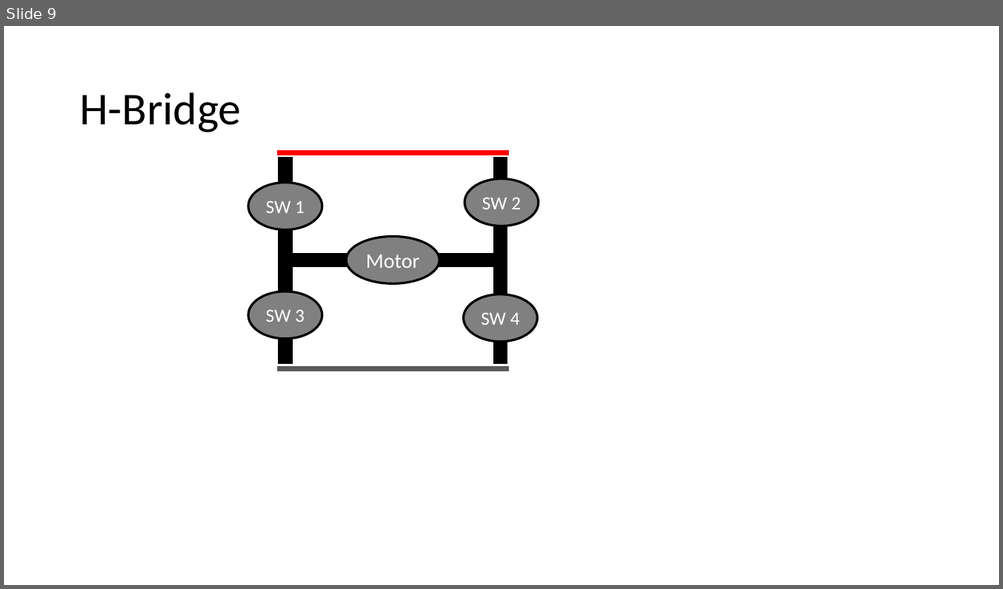
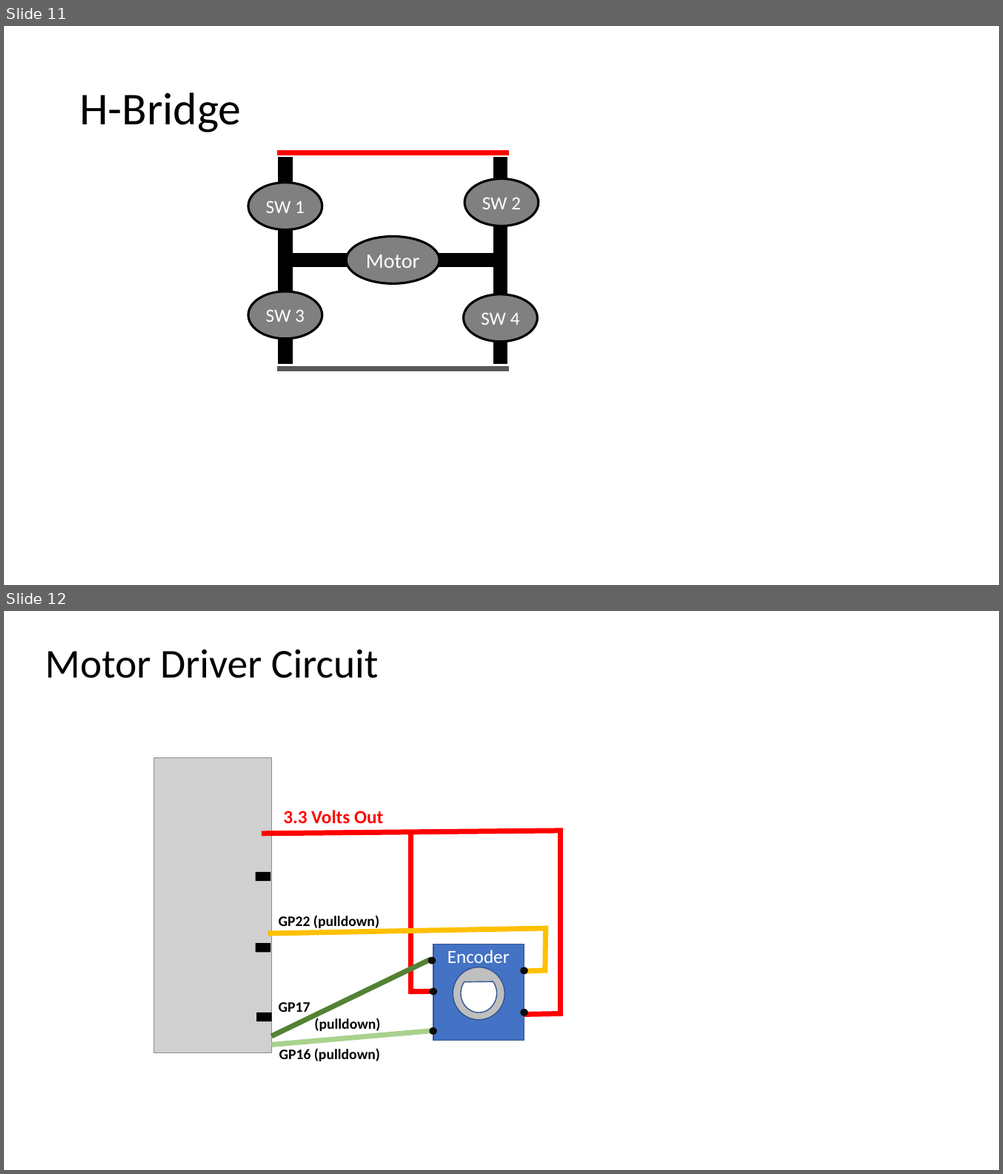
Before and after one commit to CoderDojoTC/micropython, a slide deck: docs/presentations/Circuit-Diagrams.pptx. Shown one above the other, each under a label of ours: slide 9 before the commit, slides 11 and 12 after it. The pictures are 1003x589 and 1003x1174 pixels, drawn with LibreOffice and Linux fonts; fonts in the diff are those of the drawing; grey boxes stand for pictures. Boxes give left, top, right and bottom in pixels: in the first picture for what was removed or moved away, otherwise in the second. Text is boxed around its words. In the diff, an @@ line names an element or a change of style, - is before the commit and + after.

```diff
--- a/docs/presentations/Circuit-Diagrams.pptx
+++ b/docs/presentations/Circuit-Diagrams.pptx
@@ slide 12 added at bbox=[4, 611, 999, 1170], background #FFFFFF @@
@@ title added at bbox=[45, 649, 378, 678], 39.6 pt, text #000000 @@
+Motor Driver Circuit
@@ picture added at bbox=[154, 758, 272, 1054] @@
@@ text added at bbox=[283, 810, 383, 824], 18 pt, text #FF0000, bold @@
+3.3 Volts Out
@@ line added from (264, 833) to (560, 831), #FF0000 5 pt @@
@@ line added from (410, 991) to (410, 832), #FF0000 5 pt @@
@@ line added from (560, 1014) to (560, 832), #FF0000 5 pt @@
@@ rectangle added at bbox=[256, 872, 270, 881], fill #000000 @@
@@ text added at bbox=[279, 915, 379, 931], 14 pt, text #000000, bold @@
+GP22 (pulldown)
@@ rectangle added at bbox=[256, 943, 270, 952], fill #000000 @@
@@ line added from (270, 934) to (546, 929), #FFC000 5 pt @@
@@ rectangle added at bbox=[349, 924, 367, 948], fill #FFFFFF @@
@@ line added from (545, 971) to (546, 929), #FFC000 5 pt @@
@@ line added from (274, 1036) to (428, 961), #548235 5 pt @@
@@ ellipse added at bbox=[428, 957, 435, 965], fill #0D0D0D @@
@@ rectangle added at bbox=[433, 945, 524, 1041], fill #4472C4, outline #325491 1 pt @@
@@ text added at bbox=[447, 950, 509, 968], 18 pt, text #FFFFFF @@
+Encoder
@@ ellipse added at bbox=[452, 968, 504, 1020], fill #BFBFBF, outline #325491 1 pt @@
@@ chord (boxed as its full ellipse) added at bbox=[461, 974, 496, 1013], fill #FFFFFF, outline #325491 1 pt @@
@@ ellipse added at bbox=[521, 968, 528, 975], fill #0D0D0D @@
@@ line added from (529, 971) to (544, 971), #FFC000 5 pt @@
@@ text added at bbox=[279, 1002, 380, 1034], 14 pt, text #000000, bold @@
+GP17
+(pulldown)
@@ line added from (413, 992) to (432, 991), #FF0000 5 pt @@
@@ ellipse added at bbox=[430, 988, 437, 996], fill #0D0D0D @@
@@ ellipse added at bbox=[521, 1009, 528, 1017], fill #0D0D0D @@
@@ rectangle added at bbox=[257, 1013, 272, 1022], fill #000000 @@
@@ line added from (274, 1045) to (430, 1031), #A9D18E 5 pt @@
@@ ellipse added at bbox=[430, 1028, 437, 1036], fill #0D0D0D @@
@@ line added from (525, 1014) to (560, 1014), #FF0000 5 pt @@
@@ text added at bbox=[279, 1048, 380, 1062], 14 pt, text #000000, bold @@
+GP16 (pulldown)
@@ what was slide 9 is now slide 11 @@
```
Also in this commit, not shown: 2 other slides added, 2 other files.
